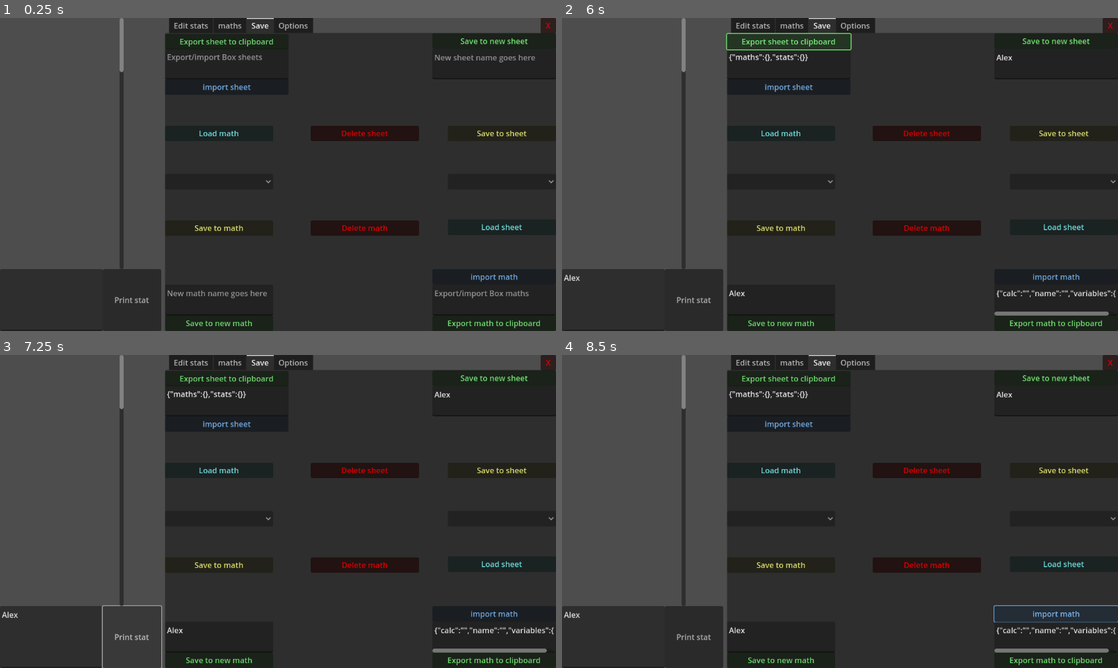
Above: before the commit, frames 1-4 (two rows, left to right).
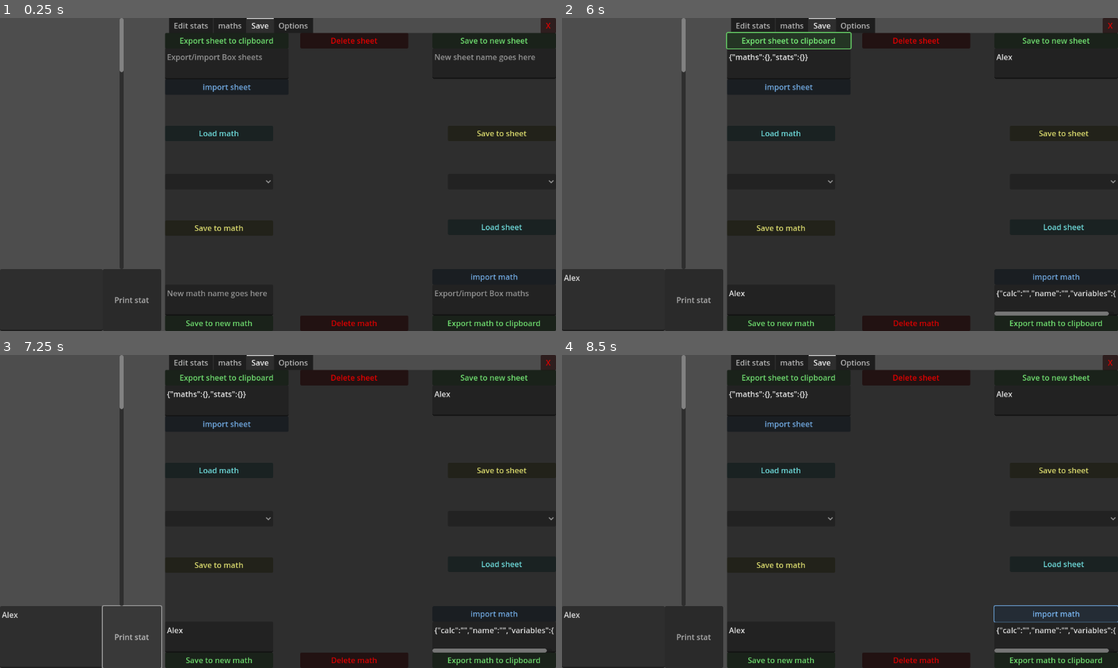
Above: after the commit, the same moments.

Repository: Random31234/huge-numbers-2.0
Game: Godot game, scene res://scenes/main.tscn
Same seed, same stepped clock (60 frames per second), same inputs: the game is played once before the commit and once after it.
Inputs (mouse positions are in pixels of both pictures, inside the frame that each line leads up to):
- Up to frame 1 (0.25 s): no input
- Up to frame 2 (6 s): click (612, 299) at 0.52 s; type "Alex" at 0.6 s; click (778, 299) at 0.75 s; type "Alex" at 0.83 s; click (1056, 299) at 0.98 s; type "12" at 1.07 s; click (789, 64) at 1.27 s; type "12" at 1.35 s; click (1056, 64) at 1.5 s; type "Alex" at 1.58 s; click "Print stat" at 2 s; click (778, 180) at 2.75 s; click "import math" at 3.5 s; click "Export math to clipboard" at 4.25 s; click "import sheet" at 5 s; click "Export sheet to clipboard" at 5.75 s
- Up to frame 3 (7.25 s): click "Print stat" at 6.5 s
- Up to frame 4 (8.5 s): click (778, 517) at 7.25 s; click "import math" at 8 s

The runs differ from the first frame. In frame 1, 4.2% of the frame differs, in the area x 32-97%, y 4-100%; in frame 2, 4.4%, in the area x 29-95%, y 4-100%; in frame 3, 4.1%; in frame 4, 4.1%.
Error in both runs: Invalid access to property or key 'calc' on a base object of type 'float'. (res://scripts/Save)

Commit message:
Patched UI for save system
Rearrangements are complete

Diff:
--- a/scenes/main.tscn
+++ b/scenes/main.tscn
@@ -757,10 +757,10 @@
 [node name="delete math" type="Button" parent="TabContainer/Save/maths"]
 modulate = Color(1, 0, 0, 1)
 layout_mode = 0
-offset_left = 302.0
-offset_top = 388.0
-offset_right = 526.0
-offset_bottom = 420.0
+offset_left = 280.0
+offset_top = 585.0
+offset_right = 504.0
+offset_bottom = 617.0
 text = "Delete math"
 
 [node name="Save calculation" type="Button" parent="TabContainer/Save/maths"]
@@ -846,9 +846,9 @@
 [node name="Sheet file name" type="TextEdit" parent="TabContainer/Save/sheets"]
 layout_mode = 0
 offset_left = 554.0
-offset_top = 33.0
-offset_right = 810.0
-offset_bottom = 96.0
+offset_top = 32.0
+offset_right = 810.0
+offset_bottom = 95.0
 placeholder_text = "New sheet name goes here"
 
 [node name="load sheet" type="Button" parent="TabContainer/Save/sheets"]
@@ -864,27 +864,24 @@
 modulate = Color(0.501961, 1, 0.501961, 1)
 layout_mode = 0
 offset_left = 554.0
-offset_top = 1.0
-offset_right = 810.0
-offset_bottom = 33.0
+offset_right = 810.0
+offset_bottom = 32.0
 text = "Save to new sheet"
 
 [node name="Delete sheet" type="Button" parent="TabContainer/Save/sheets"]
 modulate = Color(1, 0, 0, 1)
 layout_mode = 0
-offset_left = 302.0
-offset_top = 192.0
-offset_right = 526.0
-offset_bottom = 224.0
+offset_left = 280.0
+offset_right = 504.0
+offset_bottom = 32.0
 text = "Delete sheet"
 
 [node name="export sheet" type="Button" parent="TabContainer/Save/sheets"]
 modulate = Color(0.501961, 1, 0.501961, 1)
 custom_minimum_size = Vector2(256, 32)
 layout_mode = 0
-offset_top = 2.0
 offset_right = 256.0
-offset_bottom = 34.0
+offset_bottom = 32.0
 text = "Export sheet to clipboard"
 
 [node name="Options" type="Control" parent="TabContainer"]
